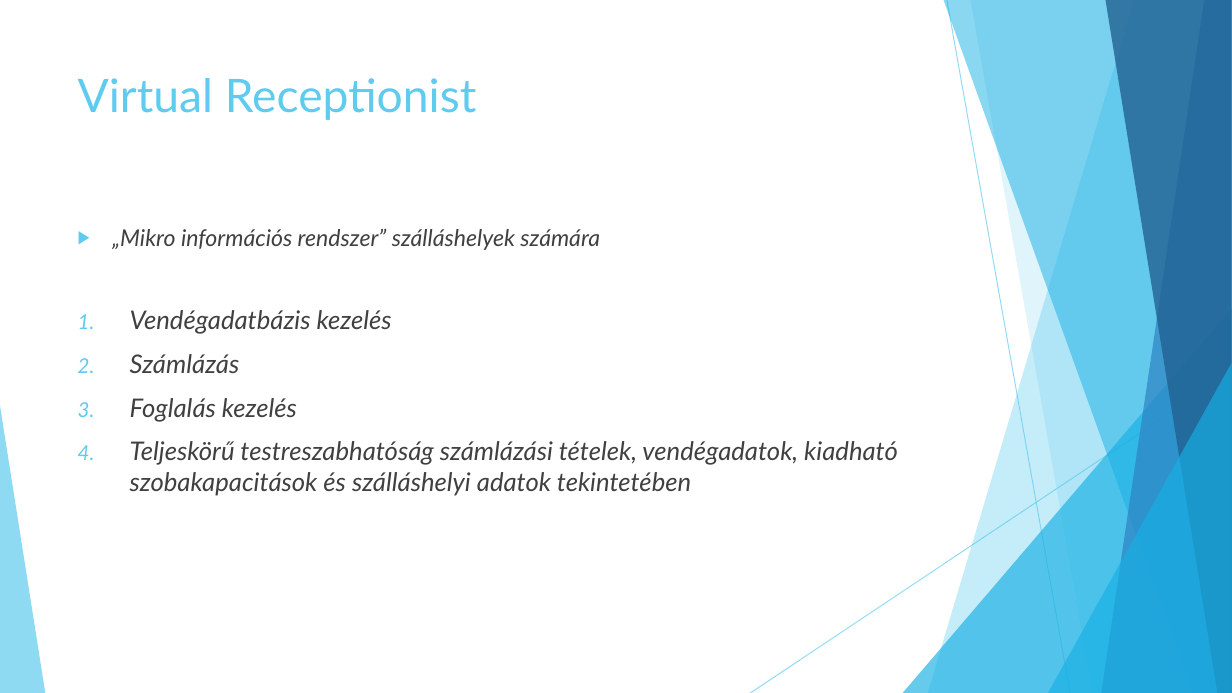
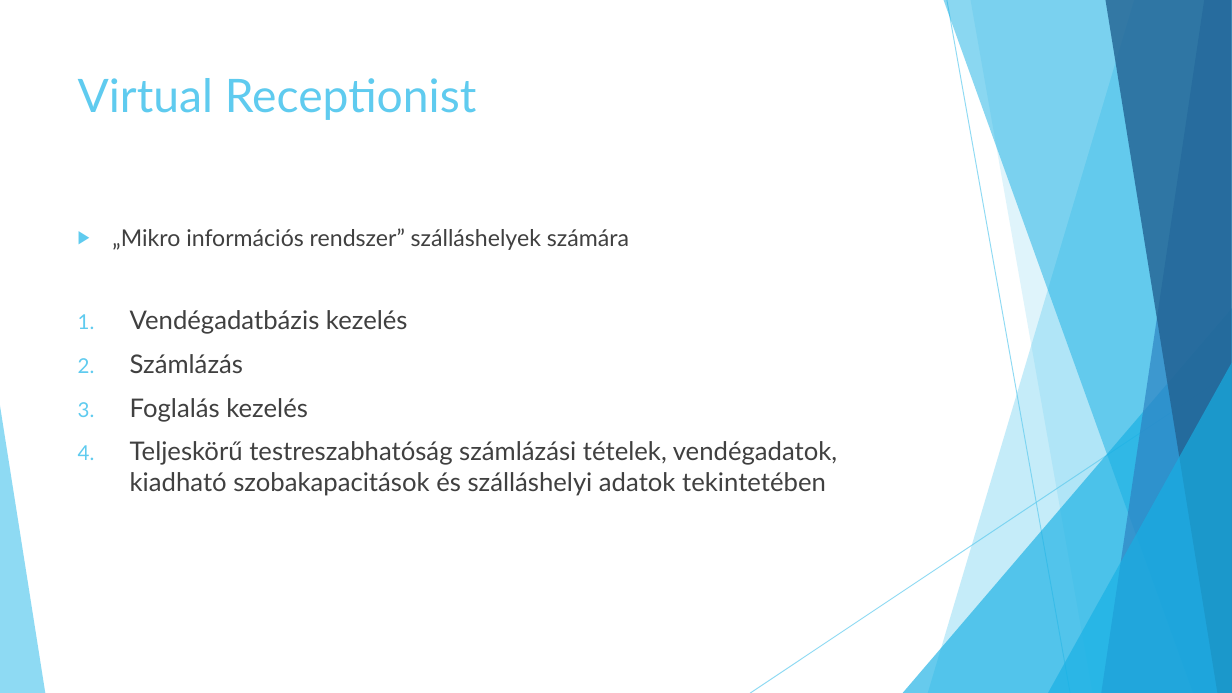
Before and after one commit to jbence1994/Virtual-Receptionist-projection, a slide deck: slide 2 of documentation/VR.pptx. Drawn at 1232x693 pixels with LibreOffice and Linux fonts; fonts in the diff are those of the drawing. Boxes give left, top, right and bottom in pixels: in the first picture for what was removed or moved away, otherwise in the second. Text is boxed around its words. In the diff, an @@ line names an element or a change of style, - is before the commit and + after.

```diff
--- a/documentation/VR.pptx
+++ b/documentation/VR.pptx
@@ text "„Mikro információs rendszer” szálláshelyek számára" at (112, 228, 838, 496): italic off @@
```
